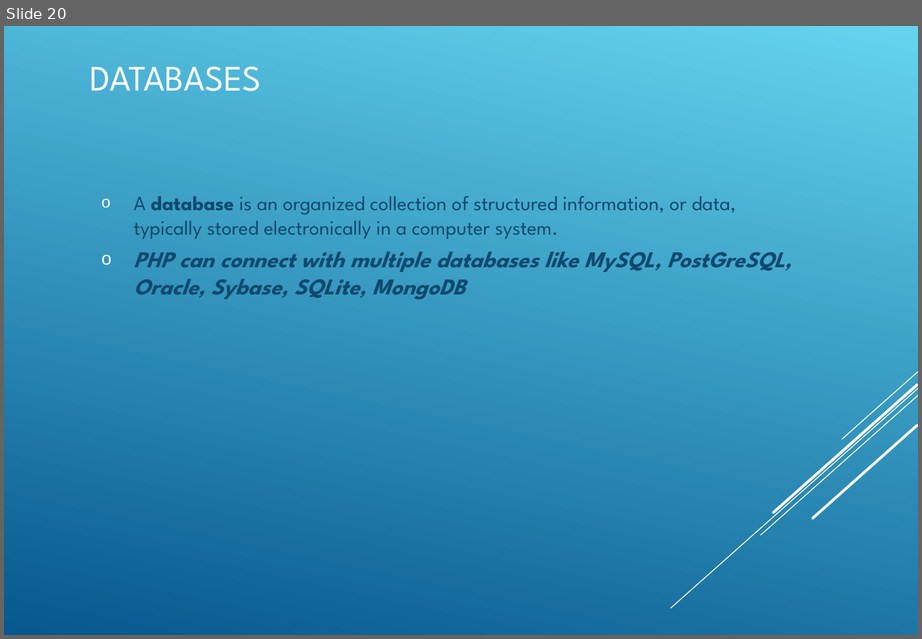
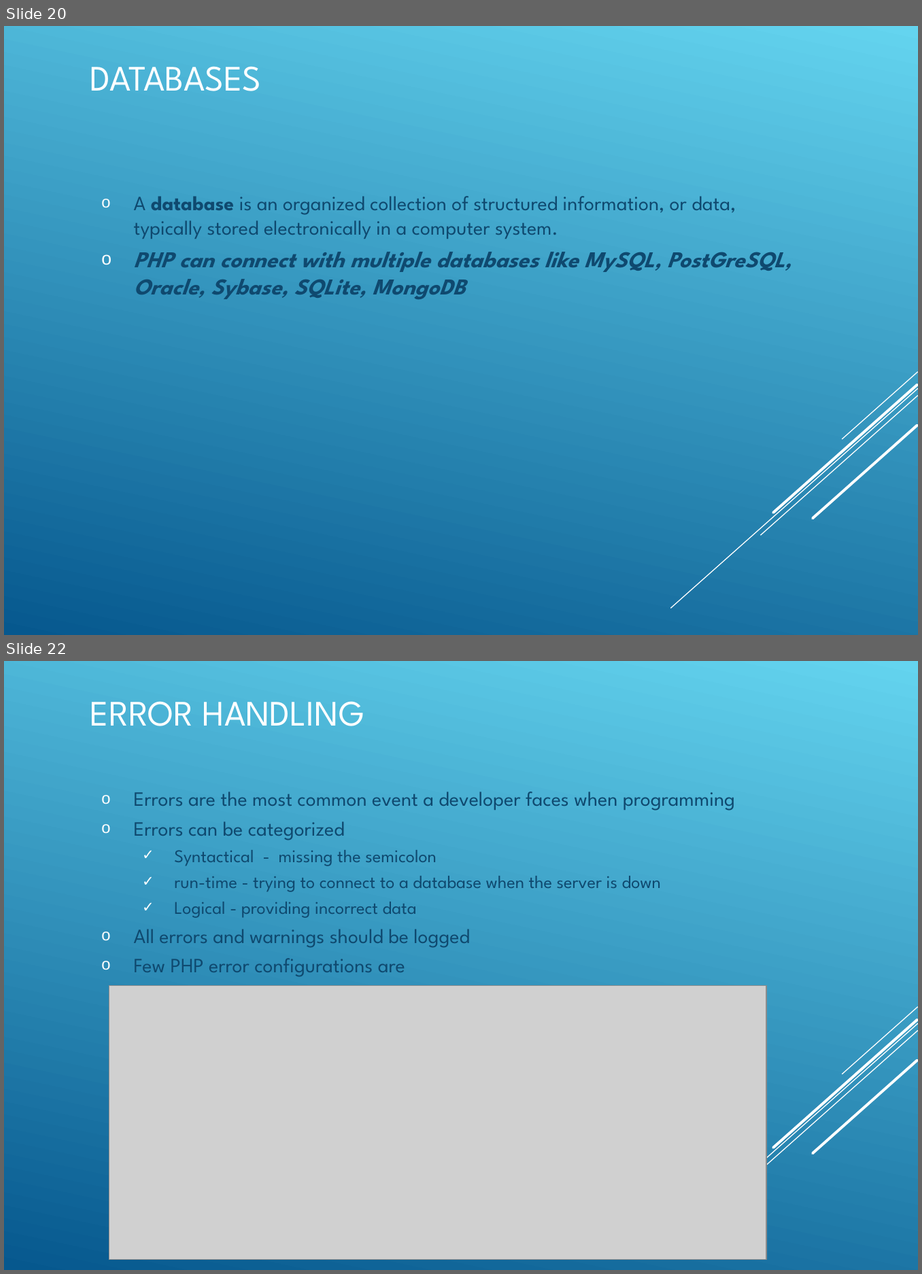
Before and after one commit to koushikgraj/PHP-Training, a slide deck: PHP-Presentation.ppt. Shown one above the other, each under a label of ours: slide 20 before the commit, slides 20 and 22 after it; the slides between them are not shown. The pictures are 922x639 and 922x1274 pixels, drawn with LibreOffice and Linux fonts; fonts in the diff are those of the drawing; grey boxes stand for pictures. Boxes give left, top, right and bottom in pixels: in the first picture for what was removed or moved away, otherwise in the second. Text is boxed around its words. In the diff, an @@ line names an element or a change of style, - is before the commit and + after.

Commit message:
13-May-2021 : Databases, error handling, exception handling & magic quotes

```diff
--- a/PHP-Presentation.ppt
+++ b/PHP-Presentation.ppt
@@ slide 22 added at <box>4,661,918,1270</box>, background gradient #64D4EF to #06588E; not listed: 5 template elements that a slide beside it also shows @@
@@ title added at <box>90,701,364,726</box>, 30 pt, text #FFFFFF @@
+ERROR HANDLING
@@ subtitle added at <box>134,792,735,977</box>, 17 pt, text #0F496F @@
+  o Errors are the most common event a developer faces when programming
+  o Errors can be categorized
+    ✓ Syntactical - missing the semicolon
+    ✓ run-time - trying to connect to a database when the server is down
+    ✓ Logical - providing incorrect data
+  o All errors and warnings should be logged
+  o Few PHP error configurations are
@@ picture added at <box>109,986,766,1260</box> @@
```
Also in this commit, not shown: 4 other slides added, 21 other files.
